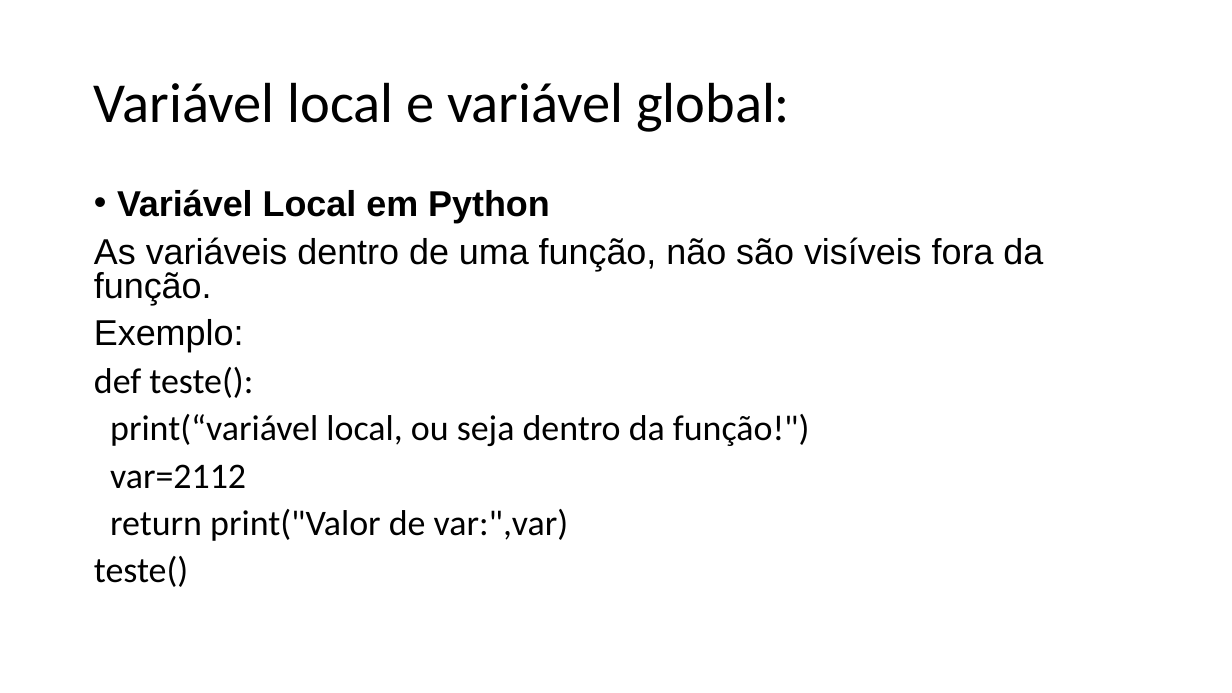
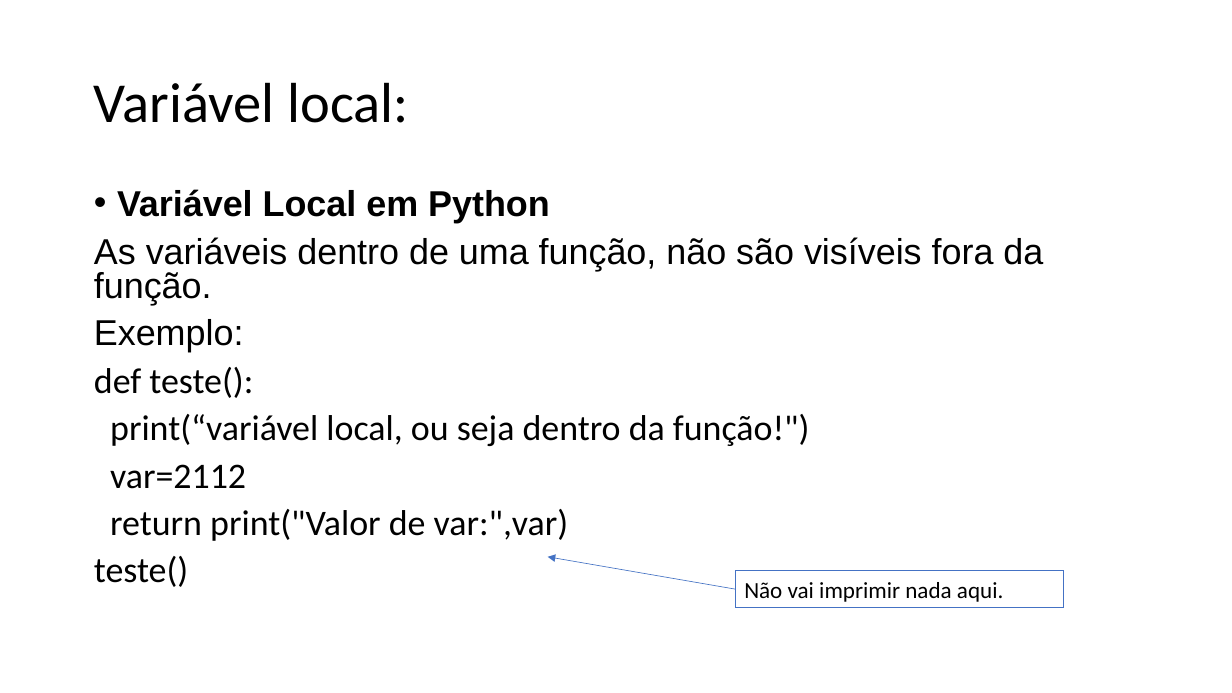
Before and after one commit to dourivaljunior/Curso-de-Python, a slide deck: slide 30 of CURSO DEV FULL STACK AULA 06.pptx. Drawn at 1232x693 pixels with LibreOffice and Linux fonts; fonts in the diff are those of the drawing. Boxes give left, top, right and bottom in pixels: in the first picture for what was removed or moved away, otherwise in the second. Text is boxed around its words. In the diff, an @@ line names an element or a change of style, - is before the commit and + after.

```diff
--- a/CURSO DEV FULL STACK AULA 06.pptx
+++ b/CURSO DEV FULL STACK AULA 06.pptx
@@ title at box(94, 82, 408, 123): text changed @@
-Variável local e variável global:
+Variável local:
@@ arrow added from (736, 590) to (548, 557), #4472C4 0.5 pt @@
@@ rectangle added at box(736, 570, 1064, 607), outline #4472C4 0.75 pt, 18 pt, text #000000 @@
+Não vai imprimir nada aqui.
```
Also in this commit, not shown: 14 other slides changed, 15 slides added, 2 slides removed.
